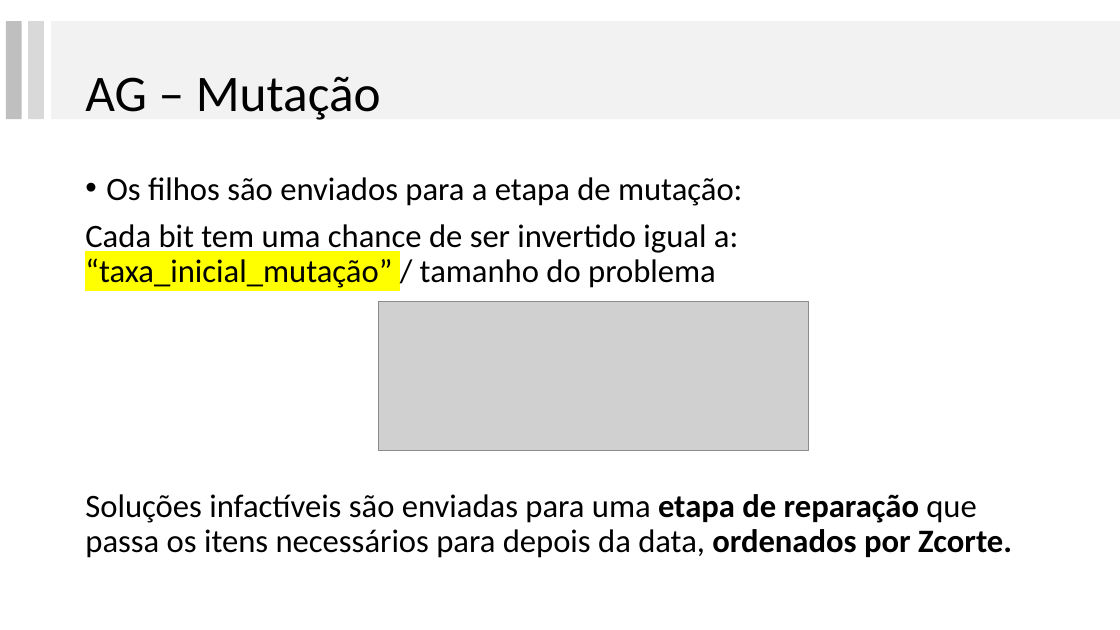
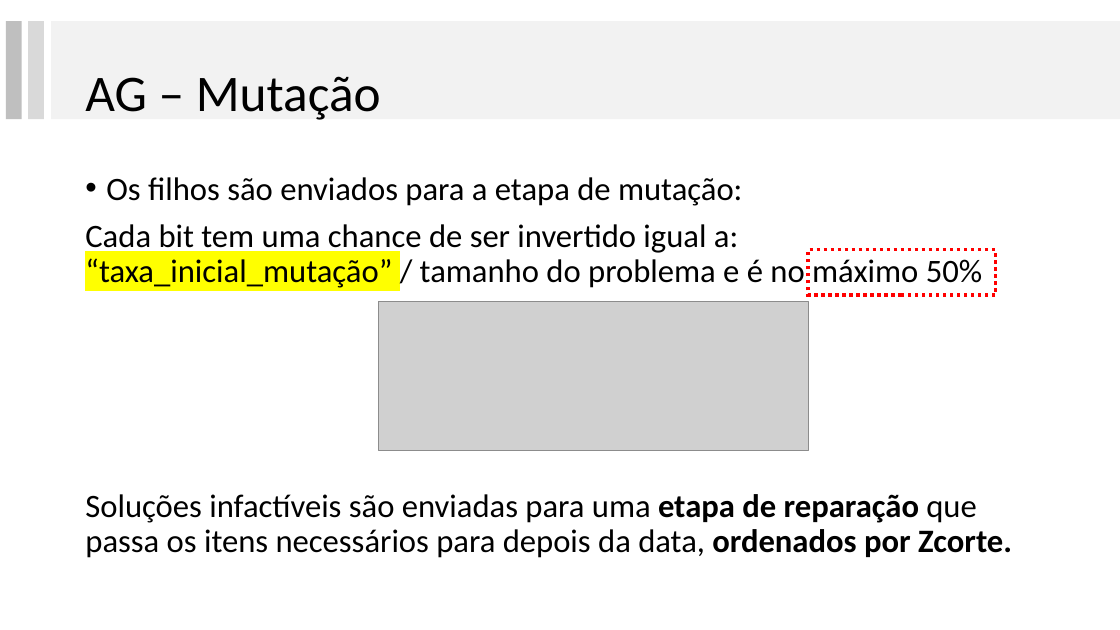
Before and after one commit to lpbiasoto/metaheuristicas, a slide deck: slide 14 of Apresentacao 3/ApresentacaoGA.pptx. Drawn at 1120x630 pixels with LibreOffice and Linux fonts; fonts in the diff are those of the drawing; grey boxes stand for pictures. Boxes give left, top, right and bottom in pixels: in the first picture for what was removed or moved away, otherwise in the second. Text is boxed around its words. In the diff, an @@ line names an element or a change of style, - is before the commit and + after.

```diff
--- a/Apresentacao 3/ApresentacaoGA.pptx
+++ b/Apresentacao 3/ApresentacaoGA.pptx
@@ text at (85,224,982,288): text changed @@
-Cada bit tem uma chance de ser invertido igual a: “taxa_inicial_mutação” / tamanho do problema
+Cada bit tem uma chance de ser invertido igual a: “taxa_inicial_mutação” / tamanho do problema e é no máximo 50%
@@ rectangle added at (808,250,996,295), outline #FF0000 3 pt dashed @@
```
Also in this commit, not shown: 8 other slides changed, 1 slide added, 8 other files.
